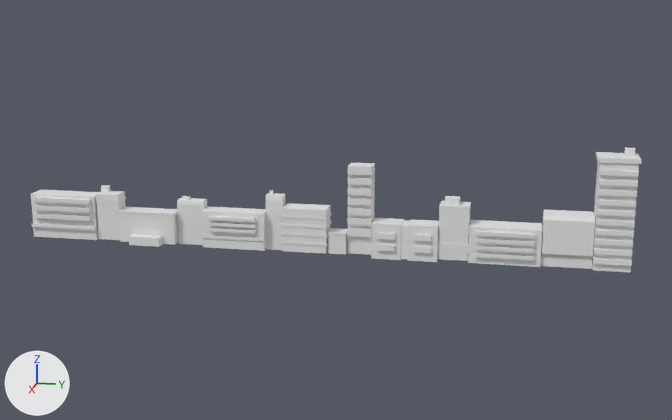
One commit to the glTF model Buildings3.glb: the scene before it, then after it.
Before and after are seen from a 50 mm camera at (247.7, 57.9, 73.7) aimed at (1.7, 8.7, 12.2). Lighting does not change. The marker at lower left points along +X, +Y and +Z. The picture after the commit comes second. Where no turn or scale is listed for an object, it has been applied to the vertices. Vertices at exactly the same position are counted once.

In view in the first picture: 'Building30', 'Building31', 'Building32', 'Building33', 'Building34', 'Building35', 'Building36', 'Building45', 'Building46', 'Building47', 'Building48', 'Building49', 'Building50', 'Building51', 'Gate5'.
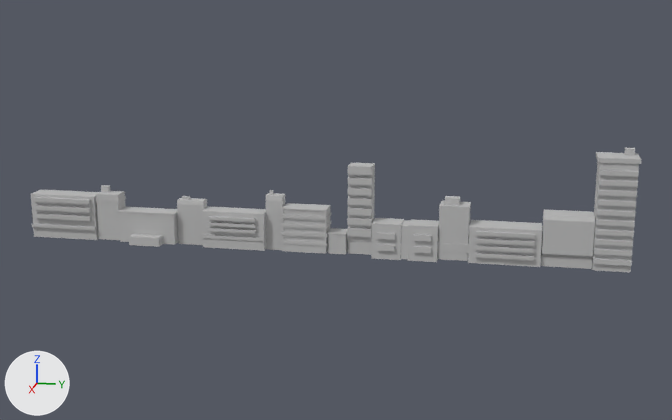
Where the change shows, as pixel boxes [x1, y1, x2, y2] in the pictures (672 x 420 px):
'Building51', recoloured (white to grey)
    both: [592, 148, 642, 272]
'Building47', recoloured (white to grey)
    both: [468, 220, 542, 267]
'Building50', recoloured (white to grey)
    both: [31, 189, 99, 240]
'Building48', recoloured (white to grey)
    both: [541, 209, 595, 269]
'Building36', recoloured (white to grey)
    both: [371, 218, 439, 262]
'Building31', recoloured (white to grey)
    both: [202, 206, 266, 251]
'Building35', recoloured (white to grey)
    both: [347, 163, 375, 255]
'Building45', recoloured (white to grey)
    both: [437, 196, 471, 261]
'Building46', recoloured (white to grey)
    both: [117, 207, 179, 245]
'Building49', recoloured (white to grey)
    both: [95, 185, 126, 240]
'Building30', recoloured (white to grey)
    both: [177, 196, 207, 245]
'Building32', recoloured (white to grey)
    both: [265, 190, 285, 250]
'Building34', recoloured (white to grey)
    both: [328, 228, 348, 254]
'Gate5', recoloured (white to grey)
    both: [129, 234, 163, 247]
part 1 of me_cube_076, cut back
    both: [282, 208, 326, 244]
part 2 of me_cube_076, recoloured (white to grey)
    both: [281, 203, 331, 254]

What changed in the scene script:
```text
Change me_cube_085:
    where me_cube_085.from_pydata(...)  # 18 vertices, 32 faces; spans x -1.58..1.58, y -3.97..3.97, z -6.51..7.31
    add me_cube_085.materials.append(mat_material_139)  # grey #bbbbbb
Change me_cube_078:
    where me_cube_078.from_pydata(...)  # 62 vertices, 118 faces; spans x -2.8..3.8, y -9.1..9.1, z -5.3..5.3
    add me_cube_078.materials.append(mat_material_139)  # grey #bbbbbb
Change me_cube_077:
    where me_cube_077.from_pydata(...)  # 18 vertices, 32 faces; spans x -1.6..1.6, y -2.5..2.5, z -7.9..8.8
    add me_cube_077.materials.append(mat_material_139)  # grey #bbbbbb
Change me_cube_076:
    remove me_cube_076.from_pydata(...)  # 72 vertices, 140 faces; spans x -3.16..3.16, y -6.51..6.51, z -6.24..6.24
    add me_cube_076.from_pydata(...)  # 104 vertices, 204 faces; spans x -3.16..3.16, y -6.51..6.51, z -6.24..6.24
    me_cube_076 part 1
    8 faces are deleted
    18 vertices are added at x 2.8..3.03, y -5.87..5.87, z -2.97..5.87
    6 new vertices lie (-0.23, 0.0, 0.0) away from vertices in x 3.03, y -5.87..5.87, z -2.97..4.52
    8 new vertices lie (0.0, 0.0, 1.06) away from vertices in x 2.8..3.03, y -5.87..5.87, z -2.97..2.02
    72 new faces join them
    me_cube_076 part 2: 132 faces spanning x -3.16..3.16, y -6.51..6.51, z -6.24..6.24 switch from no material to mat_material_139 (grey #bbbbbb)
Change me_cube_079:
    where me_cube_079.from_pydata(...)  # 36 vertices, 68 faces; spans x -2.5..2.61, y -2.66..2.66, z -3.0..3.0
    add me_cube_079.materials.append(mat_material_139)  # grey #bbbbbb
Change me_cube_081:
    where me_cube_081.from_pydata(...)  # 100 vertices, 196 faces; spans x -2.3..3.0, y -3.6..3.6, z -12.5..12.5
    add me_cube_081.materials.append(mat_material_139)  # grey #bbbbbb
Change me_cube_082:
    where me_cube_082.from_pydata(...)  # 112 vertices, 220 faces; spans x -3.3..3.9, y -9.0..9.0, z -5.0..5.0
    add me_cube_082.materials.append(mat_material_139)  # grey #bbbbbb
Change me_cube_105:
    where me_cube_105.from_pydata(...)  # 32 vertices, 60 faces; spans x -3.1..3.1, y -4.2..4.2, z -7.5..9.2
    add me_cube_105.materials.append(mat_material_139)  # grey #bbbbbb
Change me_cube_106:
    where me_cube_106.from_pydata(...)  # 20 vertices, 36 faces; spans x -2.7..2.7, y -8.7..8.7, z -4.6..4.6
    add me_cube_106.materials.append(mat_material_139)  # grey #bbbbbb
Change me_cube_108:
    where me_cube_108.from_pydata(...)  # 70 vertices, 136 faces; spans x -3.9..4.8, y -9.5..9.5, z -5.0..5.0
    add me_cube_108.materials.append(mat_material_139)  # grey #bbbbbb
Change me_cube_109:
    where me_cube_109.from_pydata(...)  # 14 vertices, 24 faces; spans x -3.5..3.5, y -6.5..6.5, z -7.0..7.0
    add me_cube_109.materials.append(mat_material_139)  # grey #bbbbbb
Change me_cube_110:
    where me_cube_110.from_pydata(...)  # 32 vertices, 60 faces; spans x -2.6..2.6, y -3.6..3.6, z -6.7..8.5
    add me_cube_110.materials.append(mat_material_139)  # grey #bbbbbb
Change me_cube_111:
    where me_cube_111.from_pydata(...)  # 66 vertices, 128 faces; spans x -3.0..4.1, y -10.0..10.0, z -6.5..6.5
    add me_cube_111.materials.append(mat_material_139)  # grey #bbbbbb
Change me_cube_112:
    where me_cube_112.from_pydata(...)  # 148 vertices, 292 faces; spans x -4.2..4.5, y -5.3..5.3, z -15.0..16.6
    add me_cube_112.materials.append(mat_material_139)  # grey #bbbbbb
Change me_cube_107:
    where me_cube_107.from_pydata(...)  # 8 vertices, 12 faces; spans x -1.56..1.56, y -4.54..4.54, z -1.25..1.25
    add me_cube_107.materials.append(mat_material_139)  # grey #bbbbbb
```
